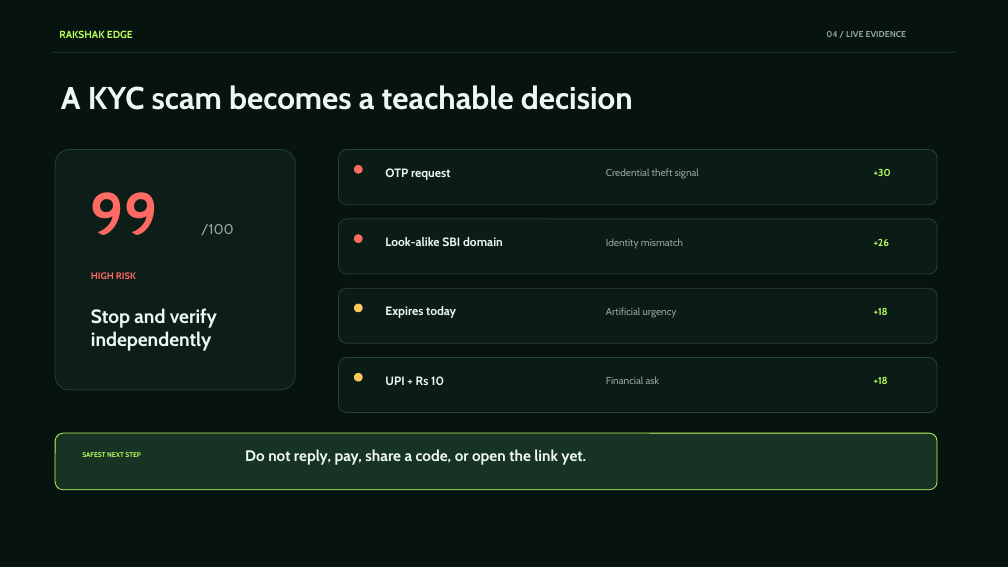
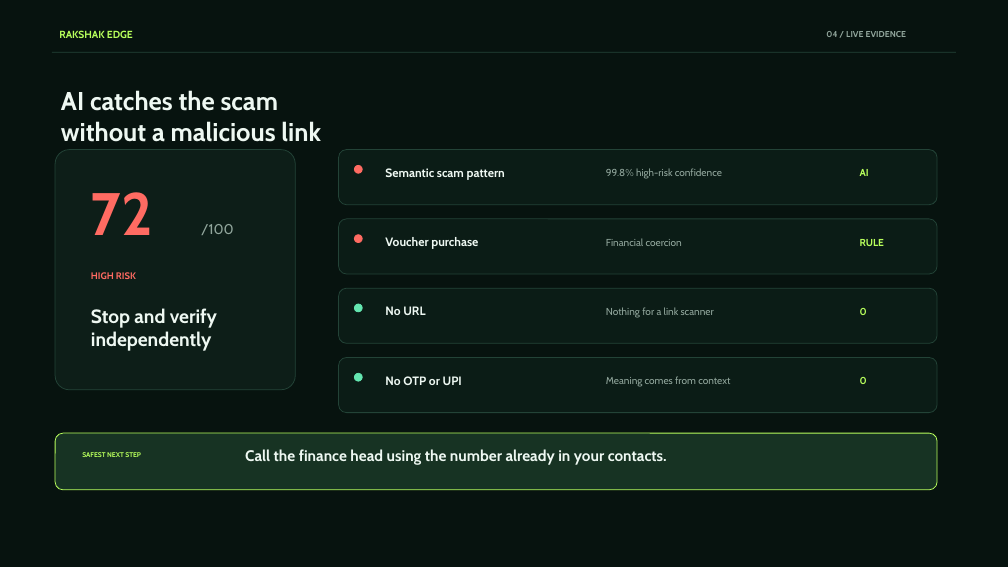
Before and after one commit to Hari2726h/Snapdragon-AI-Lab-Build-Present-Challenge-, a slide deck: slide 5 of submission/Rakshak_Edge_Pitch.pptx. Drawn at 1008x567 pixels with LibreOffice and Linux fonts; fonts in the diff are those of the drawing. Boxes give left, top, right and bottom in pixels: in the first picture for what was removed or moved away, otherwise in the second. Text is boxed around its words. In the diff, an @@ line names an element or a change of style, - is before the commit and + after.

```diff
--- a/submission/Rakshak_Edge_Pitch.pptx
+++ b/submission/Rakshak_Edge_Pitch.pptx
@@ text at bbox=[61, 90, 321, 142]: text changed; size 30 to 24.5 pt @@
-A KYC scam becomes a teachable decision
+AI catches the scam
+without a malicious link
@@ text at bbox=[385, 168, 505, 180]: text changed @@
-OTP request
+Semantic scam pattern
@@ text at bbox=[606, 168, 722, 179]: text changed @@
-Credential theft signal
+99.8% high-risk confidence
@@ text at bbox=[860, 169, 869, 176]: text changed @@
-+30
+AI
@@ text at bbox=[91, 192, 153, 235]: text changed @@
-99
+72
@@ text at bbox=[385, 237, 478, 249]: text changed @@
-Look-alike SBI domain
+Voucher purchase
@@ text at bbox=[606, 238, 682, 246]: text changed @@
-Identity mismatch
+Financial coercion
@@ text at bbox=[860, 239, 884, 246]: text changed @@
-+26
+RULE
@@ rounded rectangle at bbox=[355, 304, 362, 312]: fill #FFC85C to #64E6B0; outline #FFC85C 0.75 pt to #64E6B0 0.75 pt @@
@@ text at bbox=[385, 306, 425, 315]: text changed @@
-Expires today
+No URL
@@ text at bbox=[606, 307, 714, 318]: text changed @@
-Artificial urgency
+Nothing for a link scanner
@@ text at bbox=[860, 308, 867, 315]: text changed @@
-+18
+0
@@ rounded rectangle at bbox=[355, 374, 362, 381]: fill #FFC85C to #64E6B0; outline #FFC85C 0.75 pt to #64E6B0 0.75 pt @@
@@ text at bbox=[385, 376, 462, 385]: text changed @@
-UPI + Rs 10
+No OTP or UPI
@@ text at bbox=[606, 376, 730, 387]: text changed @@
-Financial ask
+Meaning comes from context
@@ text at bbox=[860, 377, 867, 384]: text changed @@
-+18
+0
@@ text at bbox=[245, 449, 667, 465]: text changed @@
-Do not reply, pay, share a code, or open the link yet.
+Call the finance head using the number already in your contacts.
```
Also in this commit, not shown: 3 other slides changed, 20 other files.
